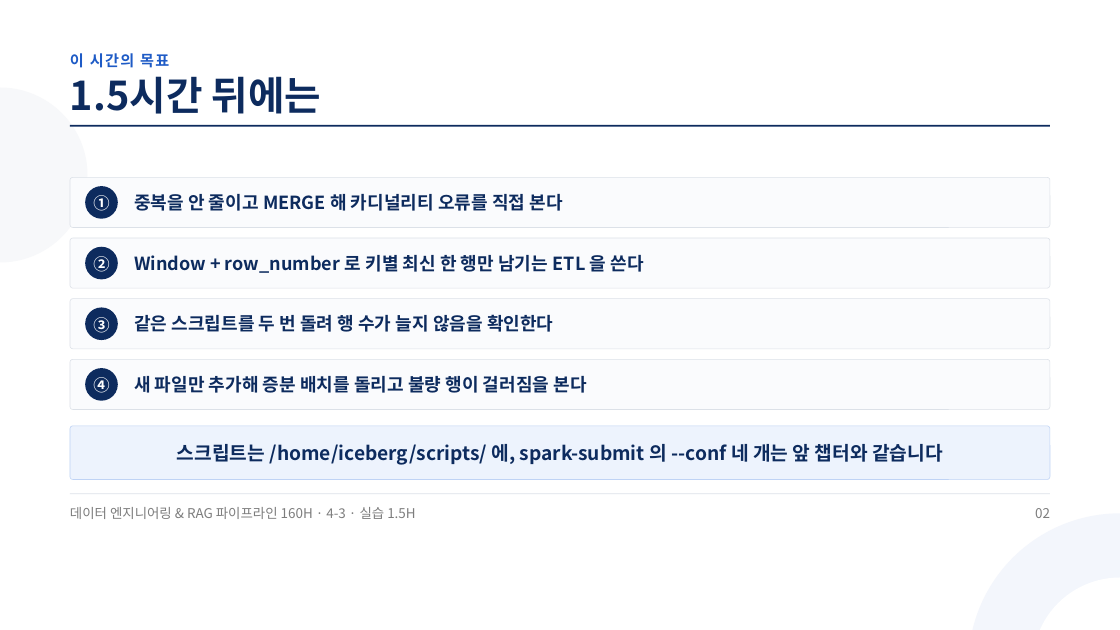
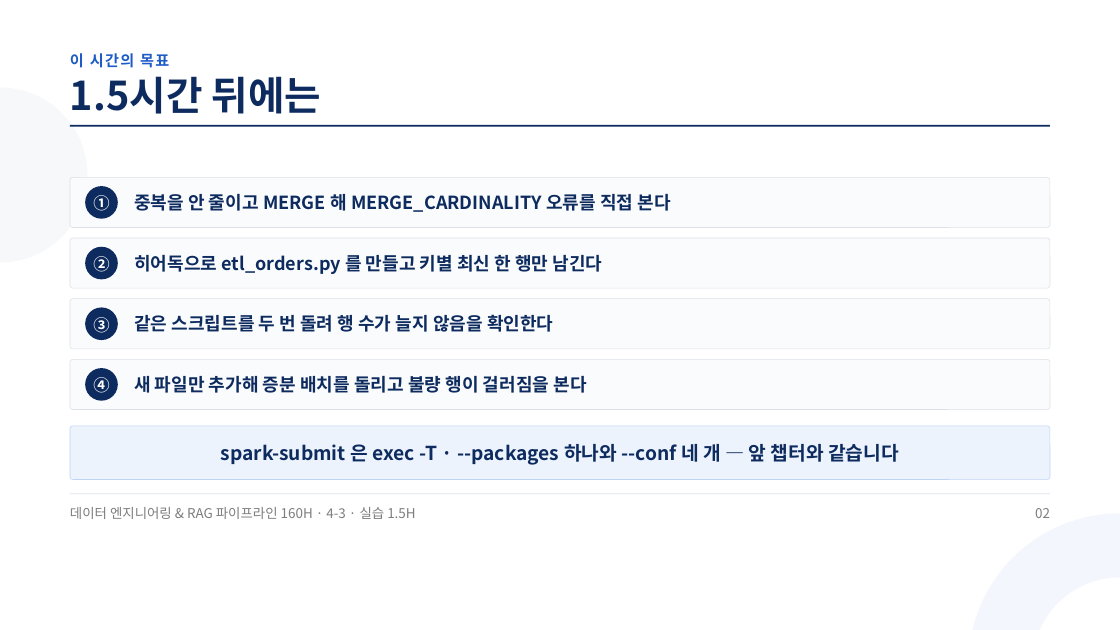
Before and after one commit to aebonlee/materials, a slide deck: slide 2 of data-eng/decks/w4d3s3.pptx. Drawn at 1120x630 pixels with LibreOffice and Linux fonts; fonts in the diff are those of the drawing. Boxes give left, top, right and bottom in pixels: in the first picture for what was removed or moved away, otherwise in the second. Text is boxed around its words. In the diff, an @@ line names an element or a change of style, - is before the commit and + after.

```diff
--- a/data-eng/decks/w4d3s3.pptx
+++ b/data-eng/decks/w4d3s3.pptx
@@ text at box(134, 194, 671, 212): text changed @@
-중복을 안 줄이고 MERGE 해 카디널리티 오류를 직접 본다
+중복을 안 줄이고 MERGE 해 MERGE_CARDINALITY 오류를 직접 본다
@@ text at box(134, 255, 603, 274): text changed @@
-Window + row_number 로 키별 최신 한 행만 남기는 ETL 을 쓴다
+히어독으로 etl_orders.py 를 만들고 키별 최신 한 행만 남긴다
@@ text at box(221, 444, 899, 465): text changed @@
-스크립트는 /home/iceberg/scripts/ 에, spark-submit 의 --conf 네 개는 앞 챕터와 같습니다
+spark-submit 은 exec -T · --packages 하나와 --conf 네 개 — 앞 챕터와 같습니다
```
Also in this commit, not shown: 8 other slides changed, 12 other files.
